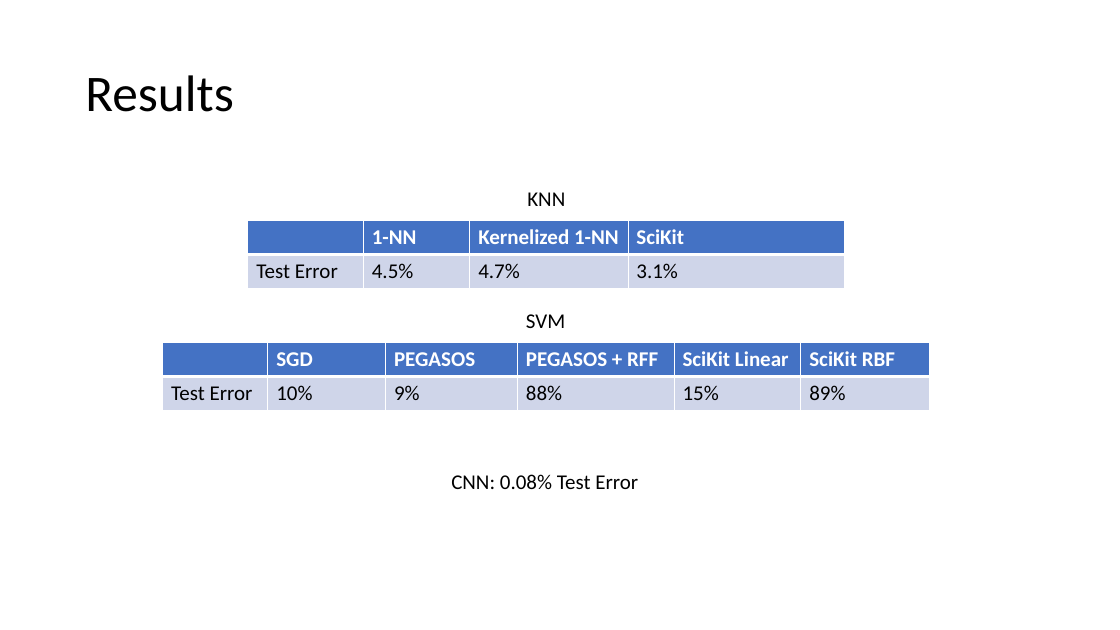
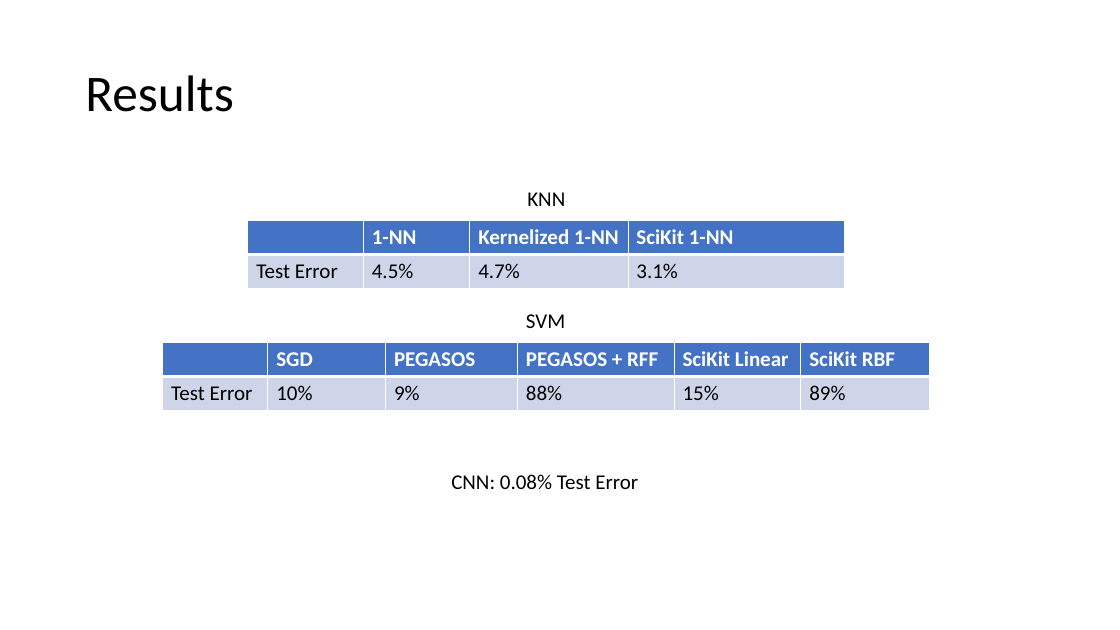
Before and after one commit to dericp/digit-recognition, a slide deck: slide 12 of A Comparison of Techniques Applied to Digit Recognition.pptx. Drawn at 1120x630 pixels with LibreOffice and Linux fonts; fonts in the diff are those of the drawing. Boxes give left, top, right and bottom in pixels: in the first picture for what was removed or moved away, otherwise in the second. Text is boxed around its words. In the diff, an @@ line names an element or a change of style, - is before the commit and + after.

```diff
--- a/A Comparison of Techniques Applied to Digit Recognition.pptx
+++ b/A Comparison of Techniques Applied to Digit Recognition.pptx
@@ table at (248,220,844,288) @@
-row 1, column 4: SciKit
+row 1, column 4: SciKit 1-NN
```
Also in this commit, not shown: 2 other slides changed, 1 slide added.
